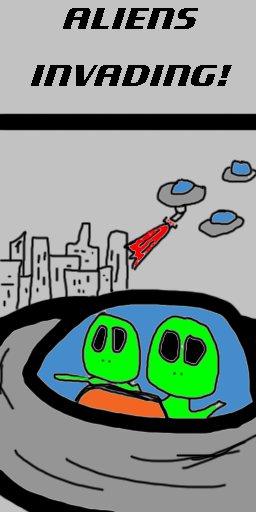
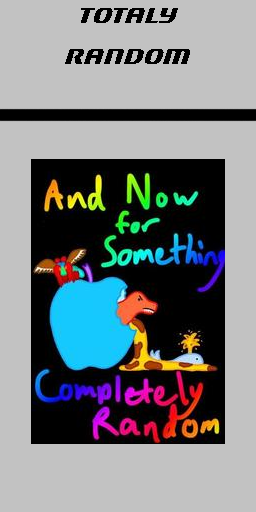
Comparing the layer stacks of the two 256×512 images. Changes:
added layer "Totaly Random" above "Layer 6" over [65, 8, 190, 64]
added layer "Layer 6" above "Layer 14" over [0, 108, 256, 122]
added layer "Layer 14" above "Layer 13" over [31, 159, 225, 444]
hid "Layer 4" over [0, 113, 256, 512]
hid "ALIENS INVADING!" over [31, 8, 232, 86]
